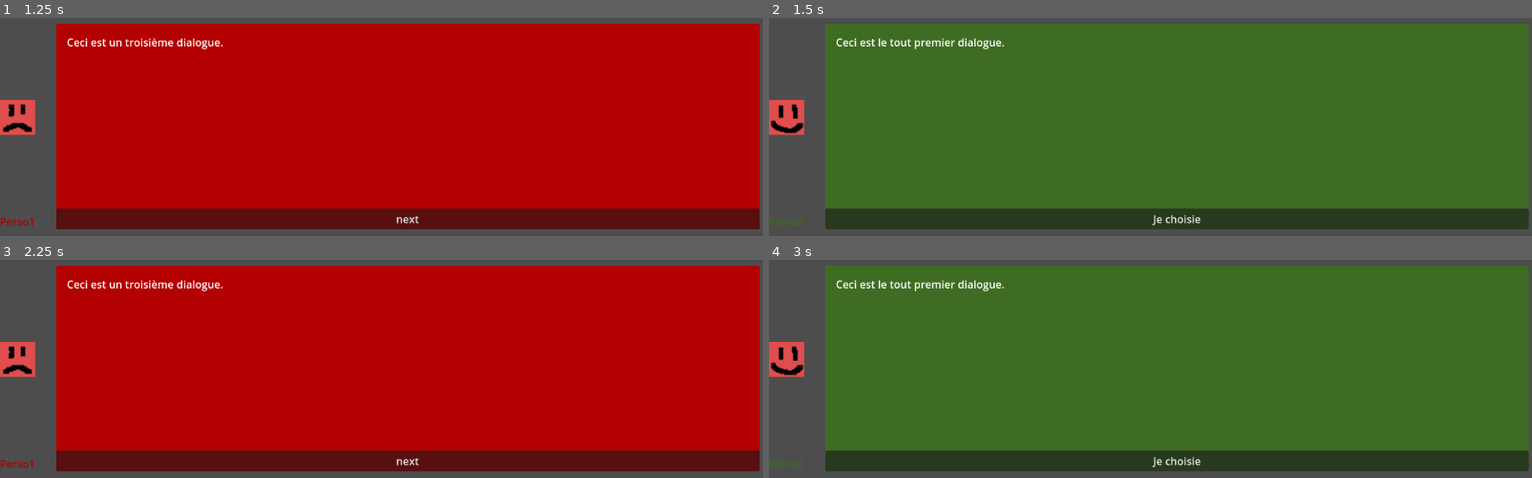
Above: before the commit, frames 1-4 (two rows, left to right).
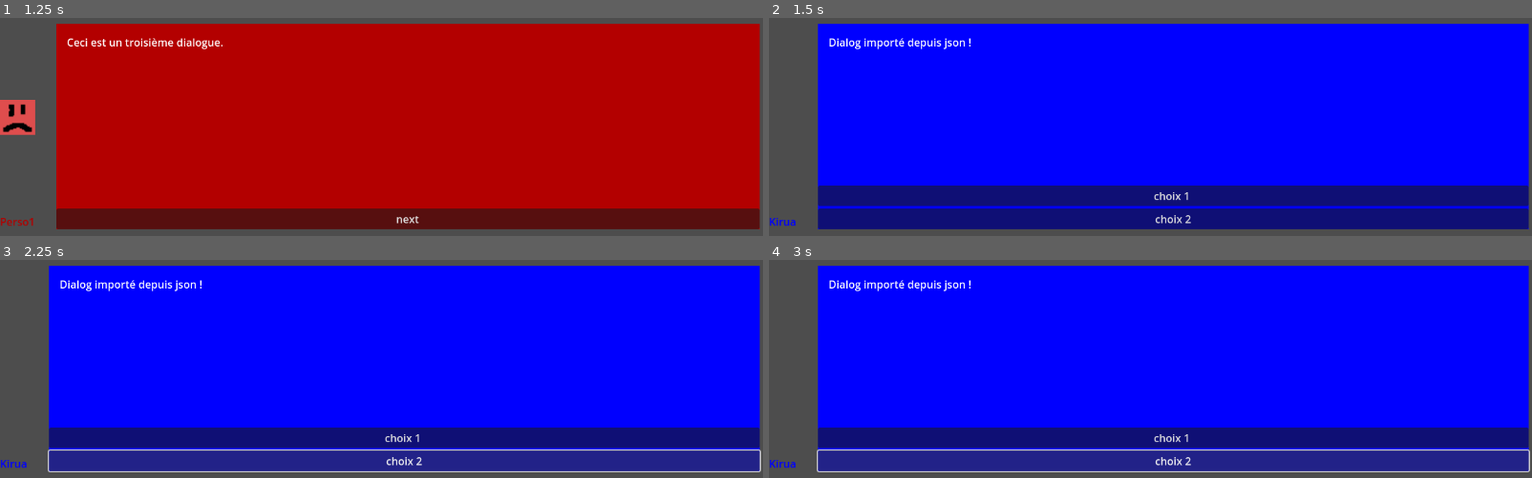
Above: after the commit, the same moments.

Repository: Flocondeglace/VisualNovel
Game: Godot game, scene res://Scenes/game.tscn
The game is run twice, just before and just after one commit, with the same random seed, the same clock (stepped at 60 frames per second) and the same inputs. This scene is started directly instead of the project's main scene. The engine's default icon, where the game draws it, is replaced by a stand-in: a white triangle on a blue panel in a dark square.
Inputs (mouse positions are in pixels of both pictures, inside the frame that each line leads up to):
- Up to frame 1 (1.25 s): click "Je choisie" at 0.5 s
- Up to frame 2 (1.5 s): click "next" at 1.25 s
- Up to frame 3 (2.25 s): click "Je choisie" (after the commit: "choix 2") at 2 s
- Up to frame 4 (3 s): click (1173, 460) at 2.75 s, where only the run before the commit has a clickable "next"

Frame 1 is identical in both runs. In frame 2, 89% of the frame differs, in the area x 0-100%, y 2-97%; in frame 3, 89%, in the area x 0-100%, y 2-98%; in frame 4, 89%.

Commit message:
read assets from jsone

Diff:
--- /dev/null
+++ b/Assets/characters/Convert.tres
@@ -0,0 +1,10 @@
+[gd_resource type="Resource" script_class="CharacterData" load_steps=2 format=3]
+
+[ext_resource type="Script" path="res://Scripts/CharacterData.gd" id="1_gh76w"]
+
+[resource]
+script = ExtResource("1_gh76w")
+name = "Kirua"
+spriteFolder = ""
+color = Color(0, 0, 1, 1)
+love = -5
--- /dev/null
+++ b/Assets/characters/Kirua.tres
@@ -0,0 +1,10 @@
+[gd_resource type="Resource" script_class="CharacterData" load_steps=2 format=3]
+
+[ext_resource type="Script" path="res://Scripts/CharacterData.gd" id="1_r7p7n"]
+
+[resource]
+script = ExtResource("1_r7p7n")
+name = "Kirua"
+spriteFolder = ""
+color = Color(0, 0, 1, 1)
+love = -5
--- a/Assets/characters/perso2.tres
+++ b/Assets/characters/perso2.tres
@@ -5,6 +5,6 @@
 [resource]
 script = ExtResource("1_jdwv7")
 name = "Perso2"
-age = 16
 spriteFolder = "res://Assets/characters/perso"
 color = Color(0.245445, 0.423086, 0.139618, 1)
+love = 5
--- a/Assets/dialogs/1.tres
+++ b/Assets/dialogs/1.tres
@@ -1,14 +1,14 @@
 [gd_resource type="Resource" script_class="DialogData" load_steps=4 format=3 uid="uid://bje7gle7y8a3p"]
 
 [ext_resource type="Resource" uid="uid://dfrjoff45ivbg" path="res://Assets/characters/perso1.tres" id="1_evbxr"]
+[ext_resource type="Script" path="res://Scripts/ChoiceData.gd" id="2_5p1xx"]
 [ext_resource type="Script" path="res://Scripts/DialogData.gd" id="2_bgs6c"]
-[ext_resource type="Script" path="res://Scripts/ActionData.gd" id="2_s73rd"]
 
 [resource]
 script = ExtResource("2_bgs6c")
 id = 0
 next = 0
 character = ExtResource("1_evbxr")
+character_mood = 0
 text = "Ceci est le second dialogue."
-enable_choice = false
-choices = Array[ExtResource("2_s73rd")]([])
+choices = Array[ExtResource("2_5p1xx")]([])
--- a/Assets/dialogs/2.tres
+++ b/Assets/dialogs/2.tres
@@ -7,7 +7,7 @@
 [resource]
 script = ExtResource("3_kacjc")
 id = 0
-next = 0
+next = 4
 character = ExtResource("1_vmlnq")
 character_mood = 2
 text = "Ceci est un troisième dialogue."
--- /dev/null
+++ b/Assets/dialogs/4.tres
@@ -0,0 +1,30 @@
+[gd_resource type="Resource" script_class="DialogData" load_steps=8 format=3 uid="uid://c4u6swuu4dl7c"]
+
+[ext_resource type="Resource" path="res://Assets/characters/Kirua.tres" id="1_ibk6b"]
+[ext_resource type="Script" path="res://Scripts/ChoiceData.gd" id="2_t6yic"]
+[ext_resource type="Script" path="res://Scripts/ActionData.gd" id="3_xdrsd"]
+[ext_resource type="Script" path="res://Scripts/DialogData.gd" id="4_i6bwo"]
+
+[sub_resource type="Resource" id="Resource_0trak"]
+script = ExtResource("3_xdrsd")
+action = 0
+params = [1.0]
+
+[sub_resource type="Resource" id="Resource_g3f52"]
+script = ExtResource("2_t6yic")
+text = "choix 1 "
+actions = Array[ExtResource("3_xdrsd")]([SubResource("Resource_0trak")])
+
+[sub_resource type="Resource" id="Resource_7qsn3"]
+script = ExtResource("2_t6yic")
+text = "choix 2"
+actions = Array[ExtResource("3_xdrsd")]([])
+
+[resource]
+script = ExtResource("4_i6bwo")
+id = 4
+next = 2
+character = ExtResource("1_ibk6b")
+character_mood = 0
+text = "Dialog importé depuis json !"
+choices = Array[ExtResource("2_t6yic")]([SubResource("Resource_g3f52"), SubResource("Resource_7qsn3")])
--- /dev/null
+++ b/Assets/json/4.json
@@ -0,0 +1,7 @@
+{
+	"next":2,
+	"character":"Kirua",
+	"character_mood":"angry",
+	"text": "Dialog importé depuis json !",
+	"choices": [{"text":"choix 1 ", "actions":[{"action":"go_to", "params":[1]}]},{"text":"choix 2", "actions":[]}]
+}
--- /dev/null
+++ b/Assets/json/character_example.json
@@ -0,0 +1,5 @@
+{
+	"name" : "Kirua",
+	"color" : "#0000FF",
+	"love" : -5
+}
--- /dev/null
+++ b/Scenes/convert.tscn
@@ -0,0 +1,9 @@
+[gd_scene load_steps=2 format=3 uid="uid://cquh7l27prodb"]
+
+[ext_resource type="Script" path="res://Scripts/JsonToTres.gd" id="1_2gaii"]
+
+[node name="Convert" type="Node2D"]
+script = ExtResource("1_2gaii")
+char_save_path = "res://Assets/characters"
+dialog_json = Array[String](["res://Assets/json/4.json"])
+dialog_save_path = "res://Assets/dialogs"
--- a/Scripts/DialogData.gd
+++ b/Scripts/DialogData.gd
@@ -1,7 +1,7 @@
 extends Resource
 class_name DialogData
 
-enum CharacterMood {HAPPY, SAD, ANGRY, OTHER}
+enum CharacterMood {HAPPY=0, SAD=1, ANGRY=2, OTHER=3}
 
 @export var id: int
 @export var next: int
--- /dev/null
+++ b/Scripts/JsonToTres.gd
@@ -0,0 +1,68 @@
+extends Node
+@export_file("*.json") var char_json:Array[String]
+@export_dir var char_save_path
+@export_file("*.json") var dialog_json:Array[String]
+@export_dir var dialog_save_path
+
+
+func _ready():
+	# convertir_char_json_en_tres()
+	convertir_dialog_json_en_tres()
+
+func read_json(path):
+	var file = FileAccess.open(path, FileAccess.READ)
+	if file == null:
+		print("Erreur : Impossible de lire le fichier JSON.")
+		return
+
+	var json_string = file.get_as_text()
+	var json_data = JSON.parse_string(json_string)
+
+	if json_data == null:
+		print("Erreur : JSON invalide.")
+		return
+	return json_data
+
+func convertir_dialog_json_en_tres():
+	for d in dialog_json:
+		var json_data = read_json(d)
+		if json_data==null:
+			return
+		var res : DialogData = DialogData.new()
+		res.character = load(char_save_path + "/" + json_data.get("character", "Inconnu") + ".tres")
+		var mood_name :String = json_data.get("character_mood", "happy").to_upper()
+		res.character_mood = DialogData.CharacterMood.find_key(DialogData.CharacterMood.get(mood_name))
+		res.id = int(d.trim_suffix(".json"))
+		res.next = json_data.get("next", 0)
+		res.text = json_data.get("text", "")
+		var json_choices = json_data.get("choices", [])
+		for c in json_choices:
+			var choice_data : ChoiceData = ChoiceData.new()
+			choice_data.text = c.get("text")
+			var actions_json = c.get("actions")
+			for a in actions_json:
+				var action : ActionData = ActionData.new()
+				var action_name :String = a.get("action", "aucune").to_upper()
+				action.action = ActionData.Action.find_key(ActionData.Action.get(action_name))
+				action.params = a.get("params",[])
+				choice_data.actions.append(action)
+			res.choices.append(choice_data)
+		res.choices
+		var save_path = dialog_save_path + "/" + str(res.id) + ".tres"
+		ResourceSaver.save(res, save_path)
+		print("Resource sauvegardée en : " + save_path)
+
+func convertir_char_json_en_tres():
+	for c in char_json:
+		var json_data = read_json(c)
+		if json_data==null:
+			return
+
+		var res : CharacterData = CharacterData.new()
+		res.name = json_data.get("name", "Inconnu")
+		res.color = Color.from_string(json_data.get("color", "#FFFFFF"), Color.WHITE)
+		res.love = json_data.get("love", 0)
+
+		var save_path = char_save_path + "/" + res.name + ".tres"
+		ResourceSaver.save(res, save_path)
+		print("Resource sauvegardée en : " + save_path)
